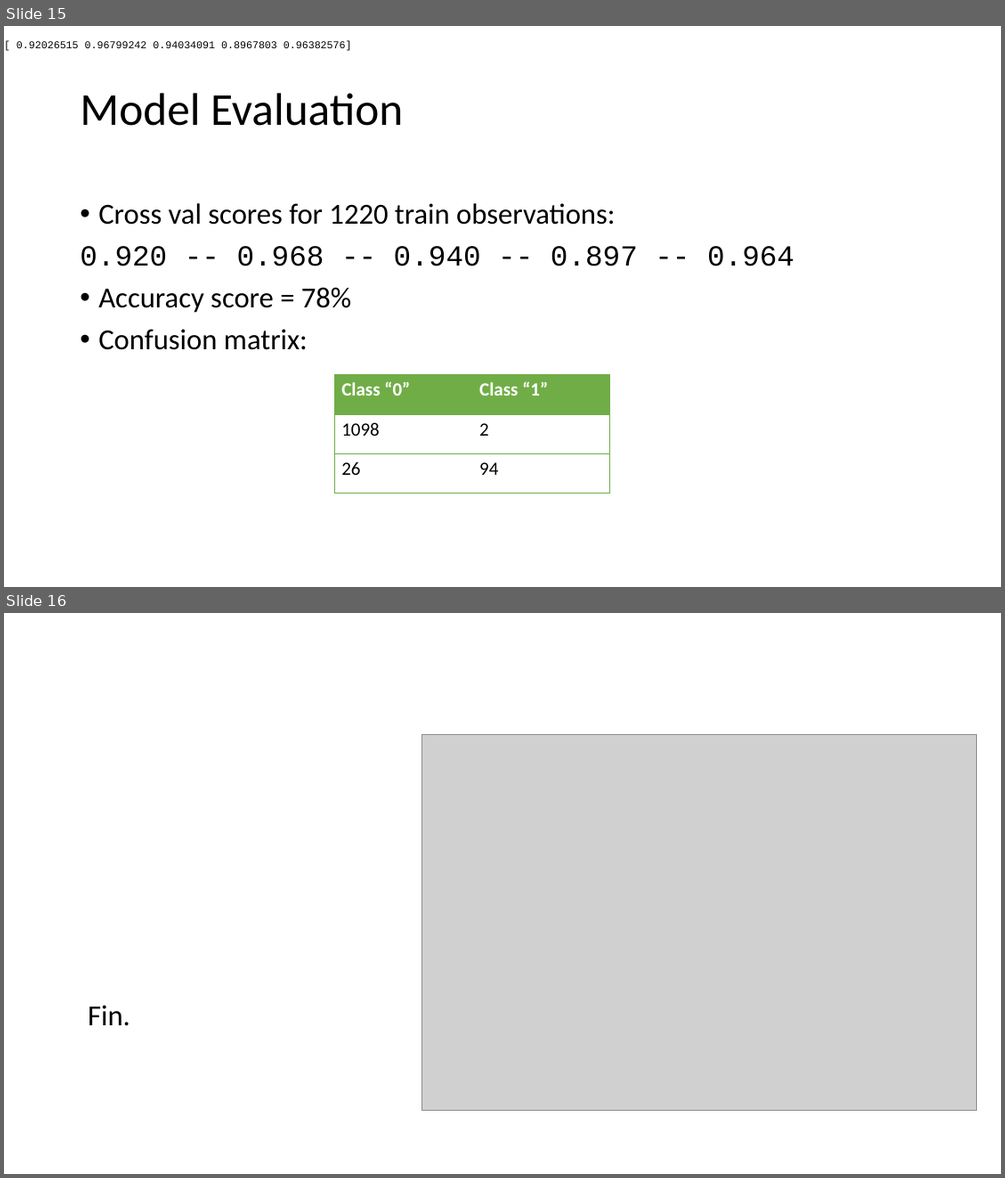
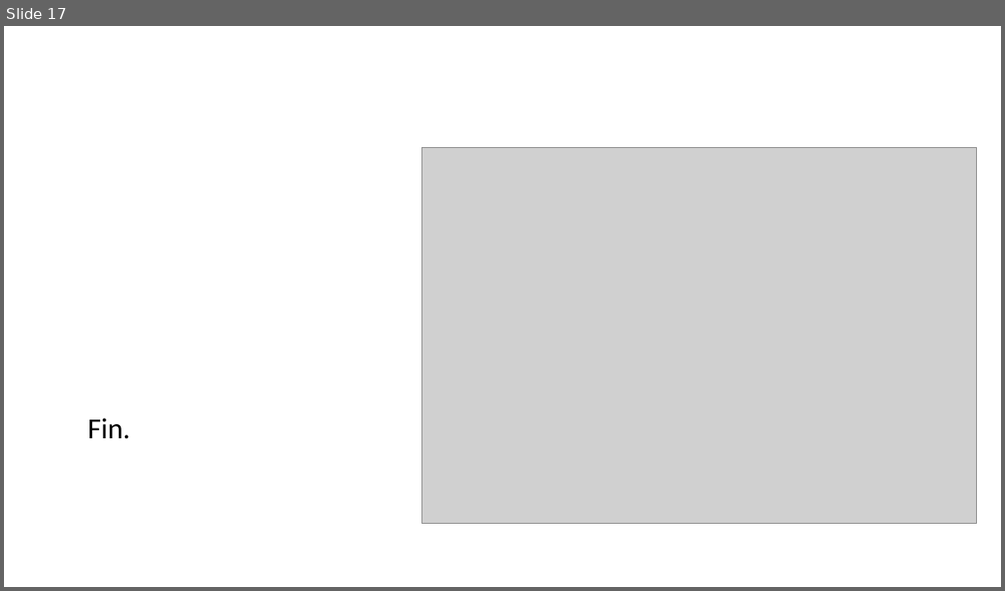
Before and after one commit to Sirorezka/Telecom_project, a slide deck: my_ppt.pptx. Shown one above the other, each under a label of ours: slides 15 and 16 before the commit, slide 17 after it. The pictures are 1005x1178 and 1005x591 pixels, drawn with LibreOffice and Linux fonts; fonts in the diff are those of the drawing; grey boxes stand for pictures. Boxes give left, top, right and bottom in pixels: in the first picture for what was removed or moved away, otherwise in the second. Text is boxed around its words. In the diff, an @@ line names an element or a change of style, - is before the commit and + after.

```diff
--- a/my_ppt.pptx
+++ b/my_ppt.pptx
@@ slide 15 removed at (4,26,1001,587), background #FFFFFF @@
@@ text removed at (16,41,352,51) @@
-[ 0.92026515 0.96799242 0.94034091 0.8967803 0.96382576]
@@ title removed at (80,93,403,126) @@
-Model Evaluation
@@ text removed at (80,203,794,350) @@
-• Cross val scores for 1220 train observations:
-0.920 -- 0.968 -- 0.940 -- 0.897 -- 0.964
-• Accuracy score = 78%
-• Confusion matrix:
@@ table removed at (334,375,610,492), 3 rows, 2 columns @@
-Class “0” | Class “1”
-1098 | 2
-26 | 94
@@ what was slide 16 is now slide 17 @@
```
Also in this commit, not shown: 9 slides changed, 2 slides added, 6 other files.
